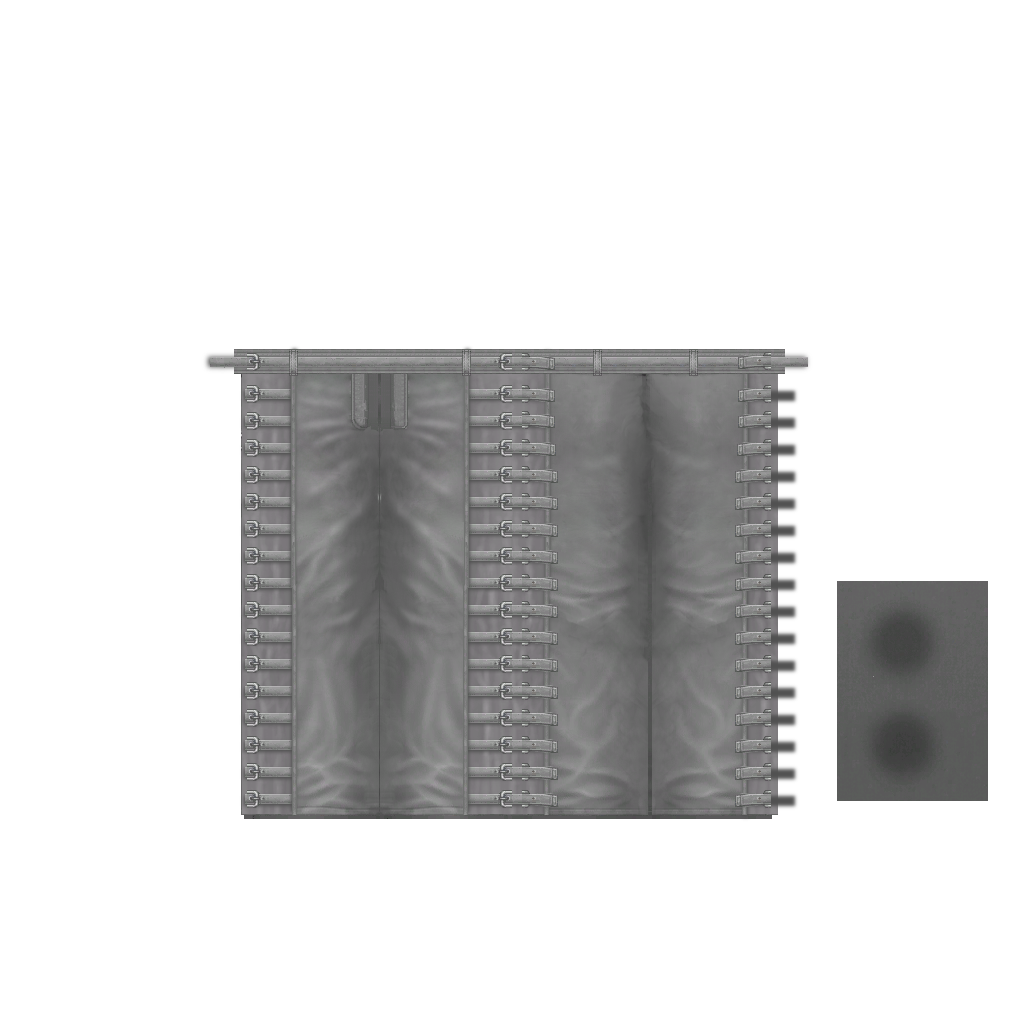
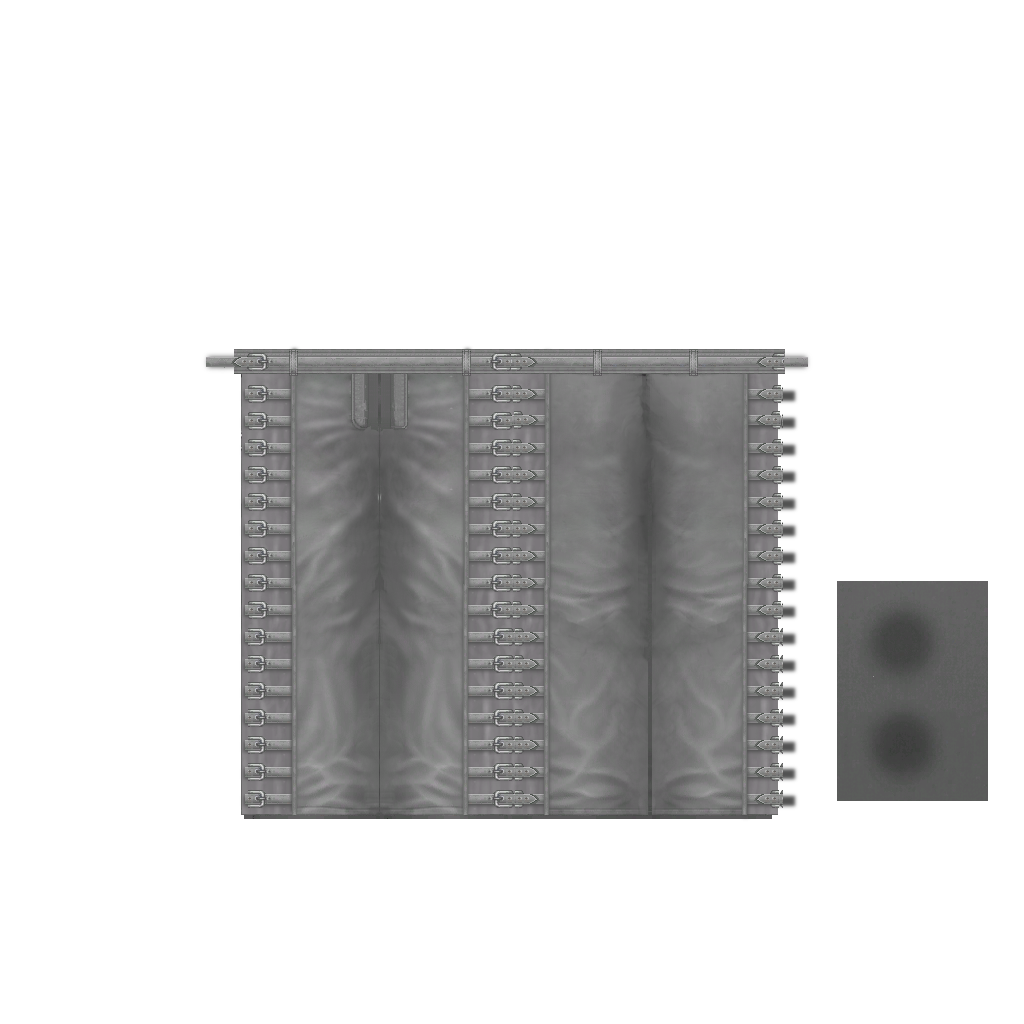
Layered file, before and after one edit (1024 × 1024). Changes by layer:
painted on "topstraps" over [206, 352, 784, 377]
removed layer "Seam copy" over [291, 375, 469, 815]
removed layer "Seam copy#1" over [285, 357, 475, 816]
moved "backseam#1" above "backseam#2", painted on it over [291, 353, 748, 815]
moved "backseam#2" above "straps", painted on it over [285, 353, 754, 816]
painted on "straps" over [247, 385, 783, 810]
painted on "Straight straps" over [512, 415, 547, 426]
painted on "Straight straps copy" over [512, 412, 551, 431]
